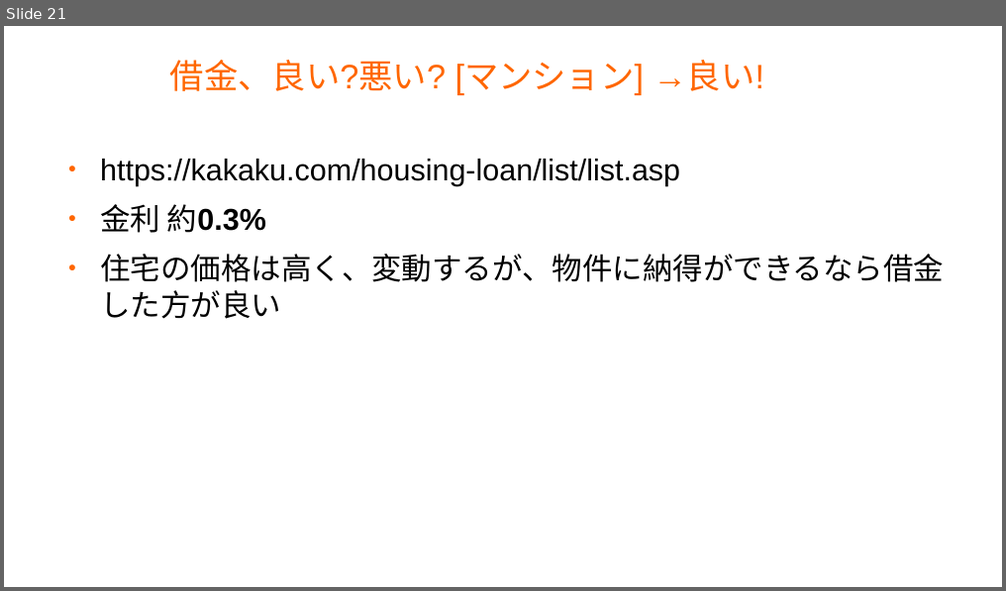
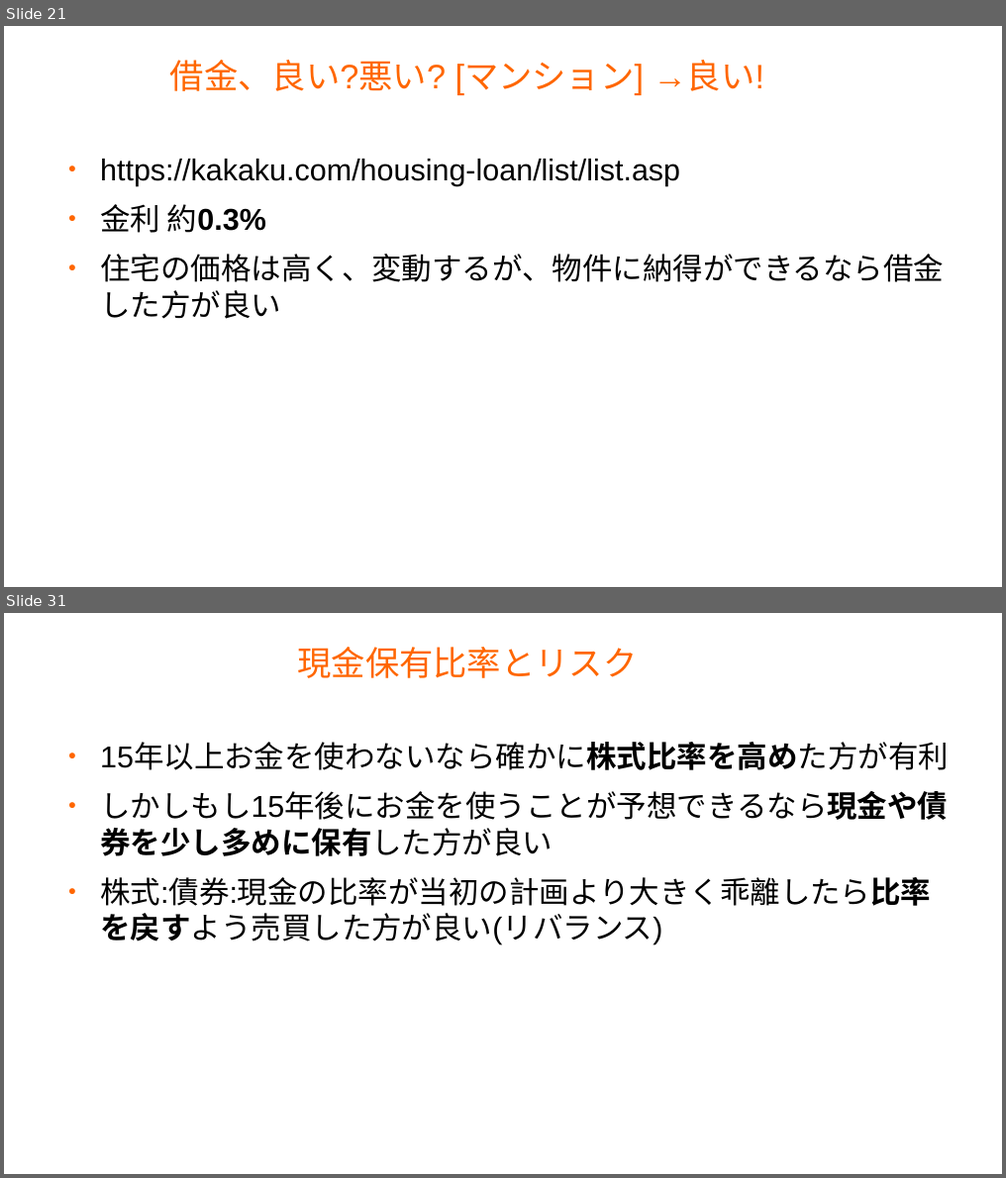
Before and after one commit to master-q/masterq-docs, a slide deck: presentations/20231126-invest_report/20231126-invest_report.odp. Shown one above the other, each under a label of ours: slide 21 before the commit, slides 21 and 31 after it; the slides between them are not shown. The pictures are 1006x591 and 1006x1178 pixels, drawn with LibreOffice and Linux fonts; fonts in the diff are those of the drawing; background and template pictures are left out. Boxes give left, top, right and bottom in pixels: in the first picture for what was removed or moved away, otherwise in the second. Text is boxed around its words. In the diff, an @@ line names an element or a change of style, - is before the commit and + after.

```diff
--- a/presentations/20231126-invest_report/20231126-invest_report.odp
+++ b/presentations/20231126-invest_report/20231126-invest_report.odp
@@ slide 31 added at <box>4,613,1002,1174</box>, background #FFFFFF @@
@@ title added at <box>298,647,638,678</box>, 27 pt, text #FF6600 @@
+現金保有比率とリスク
@@ text added at <box>100,744,948,946</box>, 24 pt, text #000000 @@
+● 15年以上お金を使わないなら確かに株式比率を高めた方が有利
+● しかしもし15年後にお金を使うことが予想できるなら現金や債券を少し多めに保有した方が良い
+● 株式:債券:現金の比率が当初の計画より大きく乖離したら比率を戻すよう売買した方が良い(リバランス)
```
Also in this commit, not shown: 4 slides changed, 10 other slides added.
